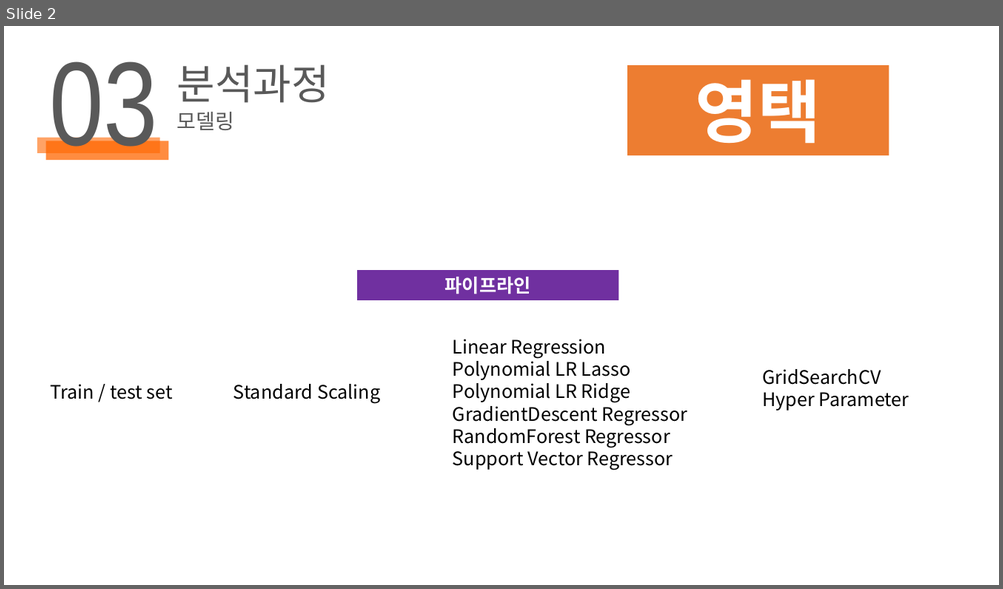
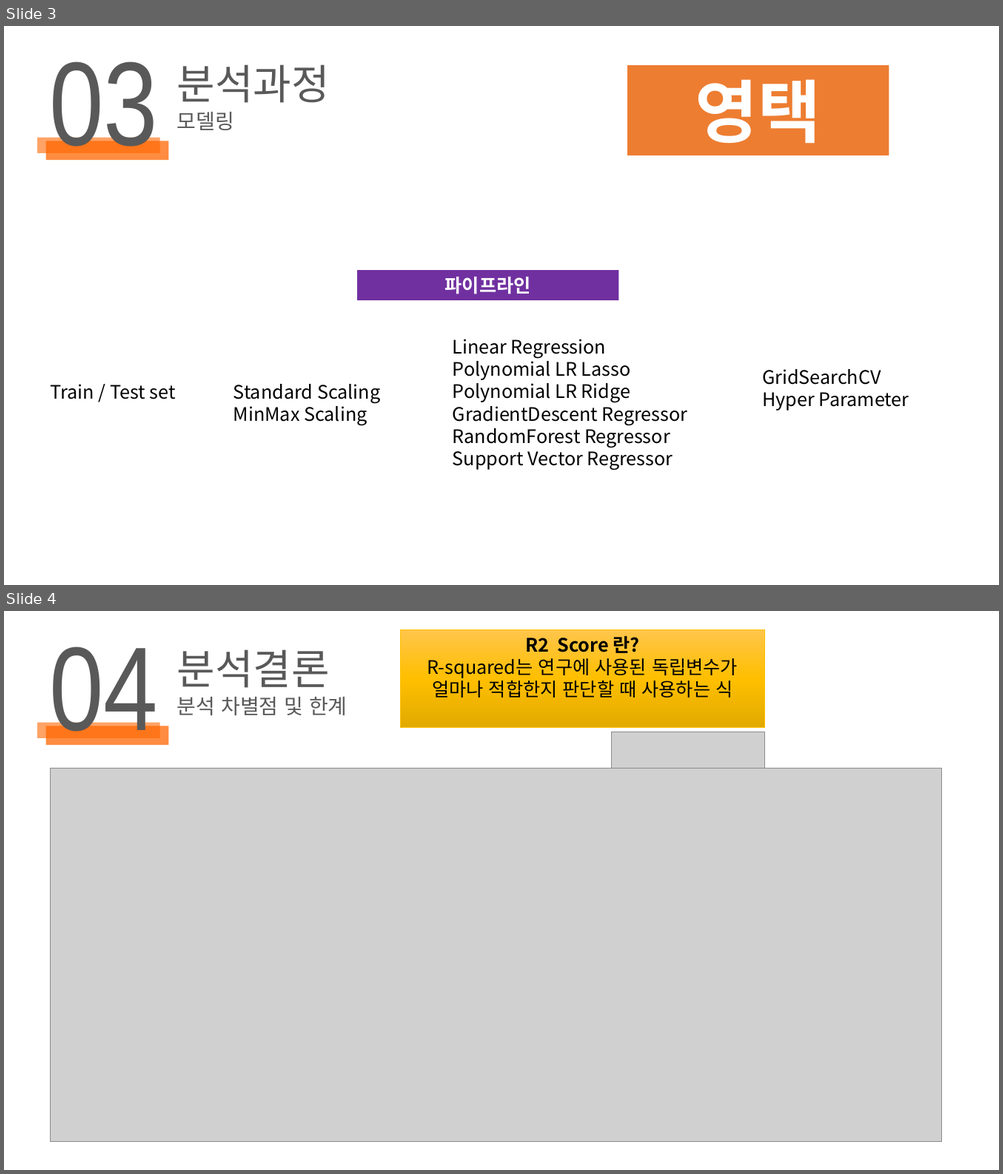
Before and after one commit to Joonyeong97/Jeju_Analysis_Project, a slide deck: 영택.pptx. Shown one above the other, each under a label of ours: slide 2 before the commit, slides 3 and 4 after it. The pictures are 1003x589 and 1003x1174 pixels, drawn with LibreOffice and Linux fonts; fonts in the diff are those of the drawing; grey boxes stand for pictures. Boxes give left, top, right and bottom in pixels: in the first picture for what was removed or moved away, otherwise in the second. Text is boxed around its words. In the diff, an @@ line names an element or a change of style, - is before the commit and + after.

```diff
--- a/영택.pptx
+++ b/영택.pptx
@@ slide 4 added at (x1=4, y1=611, x2=999, y2=1170), background #FFFFFF @@
@@ rectangle added at (x1=400, y1=629, x2=764, y2=727), fill gradient #FFC64B to #FFC000 to #E3AB00, outline #FFC000 0.5 pt, 18 pt, text #000000 @@
+R2 Score 란?
+R-squared는 연구에 사용된 독립변수가 얼마나 적합한지 판단할 때 사용하는 식
@@ group added at (x1=37, y1=647, x2=330, y2=745): 2 rectangles, 2 texts @@
+04
+분석결론
@@ text added at (x1=177, y1=697, x2=347, y2=715), 20 pt, text #595959 @@
+분석 차별점 및 한계
@@ picture added at (x1=612, y1=732, x2=764, y2=769) @@
@@ picture added at (x1=51, y1=769, x2=942, y2=1143) @@
@@ what was slide 2 is now slide 3 @@
@@ slide 3 changed as well @@
@@ text at (x1=51, y1=384, x2=176, y2=400): text changed @@
-Train / test set
+Train / Test set
@@ text at (x1=233, y1=406, x2=367, y2=426): paragraph added @@
+MinMax Scaling
```
Also in this commit, not shown: 1 other slide changed, 1 other slide added, 3 other files.
